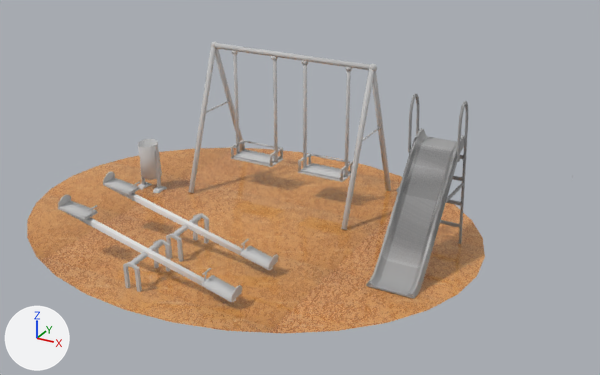
The FBX model Proyecto Final/Models/AreaInfantil.fbx as it was, and as the next commit left it.
One viewpoint serves both versions: a 50 mm camera at (0.00887, -0.01536, 0.00834) aimed at (0.00033, 0.00017, 0.00058). Arrows for +X, +Y and +Z are at lower left; the lights stay in place. Where no turn or scale is listed for an object, it has been applied to the vertices.

In view in the first picture: 'Base_001', 'Basura', 'Columpio', 'Columpio2', 'Cylinder', 'ParteSuperior', 'ParteSuperior_001', 'Playground1', 'slide'.
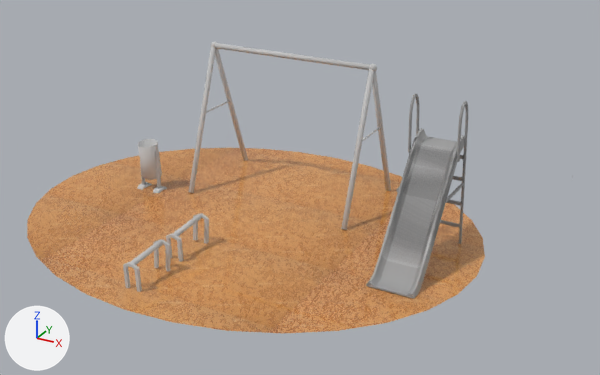
What differs and where, as boxes [x1, y1, x2, y2] in the pictures (600 x 375 px):
'ParteSuperior', deleted
    before: [58, 194, 242, 302]
    faces in mat_none (its picture is missing): [58, 194, 242, 302]
    faces in mat_material_001 (white #e7e7e7): [66, 212, 236, 302]
'ParteSuperior_001', deleted
    before: [103, 172, 279, 271]
    faces in mat_material_001 (white #e7e7e7): [108, 187, 273, 271]
    faces in mat_none (its picture is missing): [103, 172, 279, 270]
'Columpio', deleted
    before: [298, 60, 353, 182]
'Columpio2', deleted
    before: [231, 50, 283, 167]

The change in detail:
Object 'ParteSuperior_001' (ob_partesuperior_001) is deleted.
Object 'ParteSuperior' (ob_partesuperior) is deleted.
Object 'Columpio' (ob_columpio) is deleted.
Object 'Columpio2' (ob_columpio2) is deleted.
